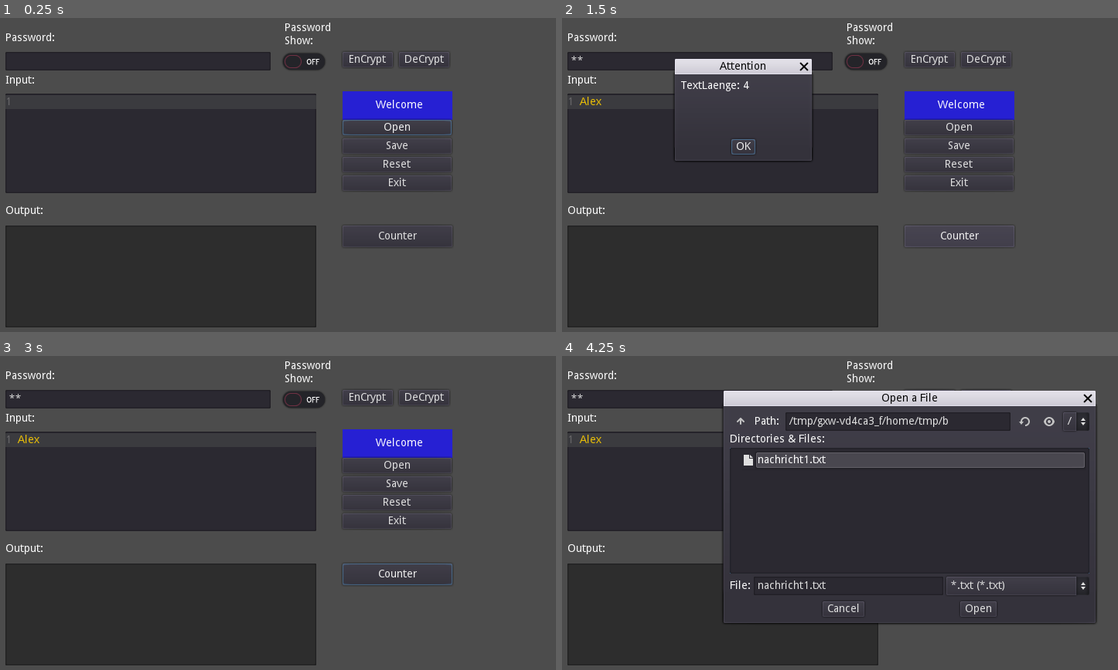
Above: before the commit, frames 1-4 (two rows, left to right).
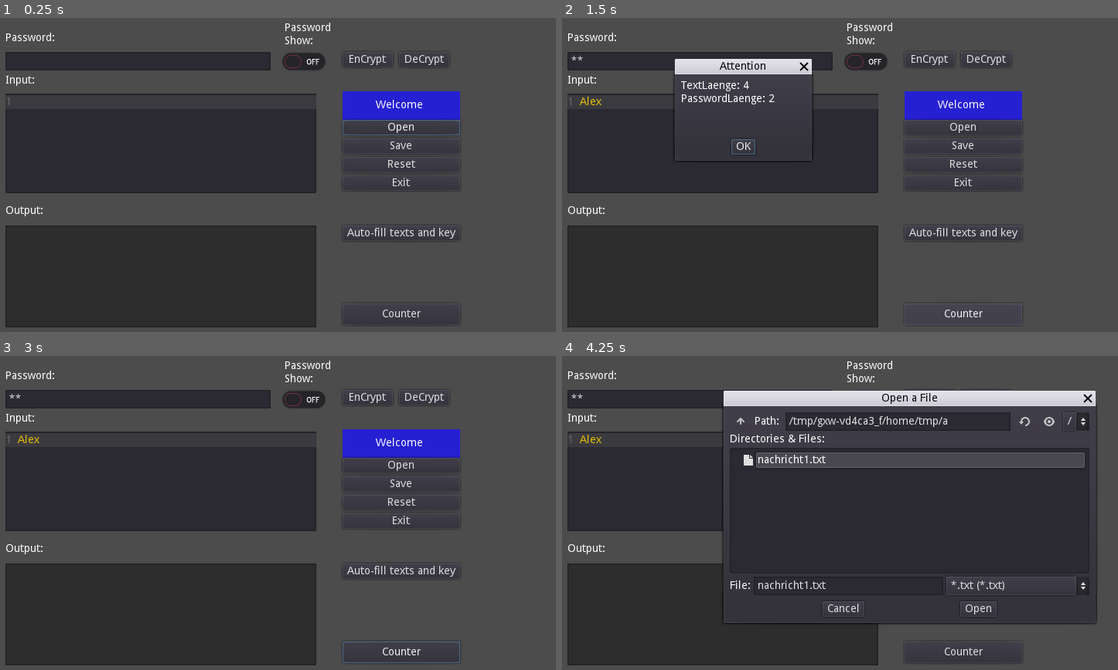
Above: after the commit, the same moments.

Repository: GizehFire/SimLuth
Game: Godot game, scene res://myDialoge.tscn
The game is run twice, just before and just after one commit, with the same random seed, the same clock (stepped at 60 frames per second) and the same inputs.
Inputs (mouse positions are in pixels of both pictures, inside the frame that each line leads up to):
- Up to frame 1 (0.25 s): no input
- Up to frame 2 (1.5 s): click (723, 143) at 0.52 s; type "Alex" at 0.6 s; click (701, 61) at 0.75 s; type "12" at 0.83 s; click "Counter" at 1.25 s
- Up to frame 3 (3 s): click (400, 572) at 2 s, where only the run after the commit has a clickable "Auto-fill texts and key"; click "OK" at 2.75 s
- Up to frame 4 (4.25 s): click "Open" at 3.5 s

The runs differ from the first frame. In frame 1, 0.9% of the frame differs, in the area x 62-83%, y 23-98%; in frame 2, 1.0%; in frame 3, 1.0%, in the area x 61-83%, y 23-98%; in frame 4, 0.1%.

Commit message:
Version 3

Diff:
--- a/myDialoge.gd
+++ b/myDialoge.gd
@@ -167,14 +167,31 @@
 
 func _on_CounterButton_pressed():
 
-	var Length_Counter:int
+	var Length_Counter_Text:int
+	var Length_Counter_Pass_Key:int
 	var Lenght_Char:String
 
+	# Zeichenlaenge fuer Inhalt
+	Lenght_Char = $InputText.text
+	Length_Counter_Text = Lenght_Char.length()
 
-	Lenght_Char = $InputText.text
-	Length_Counter = Lenght_Char.length()
+	# Zeichenlaenge fuer Passwort
+	Lenght_Char = $KeyFieldLine.text
+	Length_Counter_Pass_Key = Lenght_Char.length()
 
-	$MsgDialog.dialog_text = "TextLaenge: " + str(Length_Counter) + "\n"
+	# Zeichenlaenge für Inhalt und Passwort auf dem Dialogsfeld
+	# anzeigen:
+
+	$MsgDialog.dialog_text = "TextLaenge: " + str(Length_Counter_Text) \
+	+ "\n" + "PasswordLaenge: " + str(Length_Counter_Pass_Key) + "\n"
+
 	$MsgDialog.popup()
 
 	pass # Replace with function body.
+
+
+func _on_AutoFillButton_pressed():
+
+
+
+	pass # Replace with function body.
--- a/myDialoge.tscn
+++ b/myDialoge.tscn
@@ -17,7 +17,7 @@
 anchor_bottom = 1.0
 margin_left = 124.0
 margin_top = -388.0
-margin_right = 239.208
+margin_right = 249.6
 margin_bottom = -351.0
 custom_styles/panel = SubResource( 1 )
 
@@ -35,25 +35,25 @@
 margin_bottom = 92.0
 
 [node name="OpenButton" type="Button" parent="InfoBox/VBoxContainer"]
-margin_right = 141.0
+margin_right = 152.0
 margin_bottom = 20.0
 text = "Open"
 
 [node name="SaveButton" type="Button" parent="InfoBox/VBoxContainer"]
 margin_top = 24.0
-margin_right = 141.0
+margin_right = 152.0
 margin_bottom = 44.0
 text = "Save"
 
 [node name="ResetButton" type="Button" parent="InfoBox/VBoxContainer"]
 margin_top = 48.0
-margin_right = 141.0
+margin_right = 152.0
 margin_bottom = 68.0
 text = "Reset"
 
 [node name="ExitButton" type="Button" parent="InfoBox/VBoxContainer"]
 margin_top = 72.0
-margin_right = 141.0
+margin_right = 152.0
 margin_bottom = 92.0
 text = "Exit"
 
@@ -170,10 +170,17 @@
 anchor_top = 11.25
 anchor_bottom = 11.25
 margin_left = 524.0
-margin_top = -6364.0
-margin_right = 666.0
-margin_bottom = -6336.0
+margin_top = -6263.0
+margin_right = 676.0
+margin_bottom = -6235.0
 text = "Counter"
+
+[node name="AutoFillButton" type="Button" parent="."]
+margin_left = 524.0
+margin_top = 386.0
+margin_right = 676.0
+margin_bottom = 406.0
+text = "Auto-fill texts and key"
 
 [connection signal="pressed" from="InfoBox/VBoxContainer/OpenButton" to="." method="_on_OpenButton_pressed"]
 [connection signal="pressed" from="InfoBox/VBoxContainer/SaveButton" to="." method="_on_SaveButton_pressed"]
@@ -184,3 +191,4 @@
 [connection signal="pressed" from="EnCryptButton" to="." method="_on_EnCryptButton_pressed"]
 [connection signal="pressed" from="CheckButton" to="." method="_on_CheckButton_pressed"]
 [connection signal="pressed" from="CounterButton" to="." method="_on_CounterButton_pressed"]
+[connection signal="pressed" from="AutoFillButton" to="." method="_on_AutoFillButton_pressed"]
